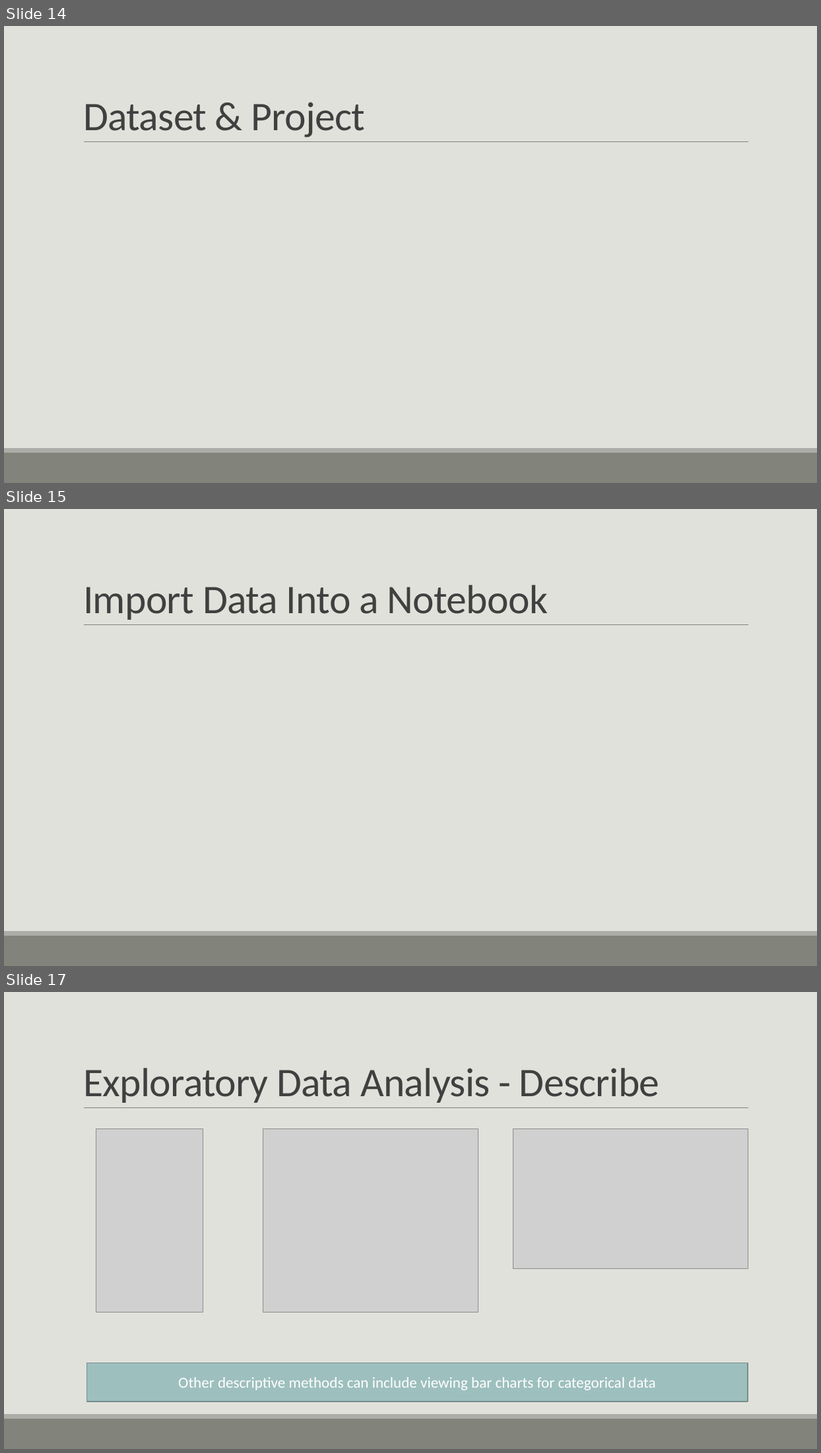
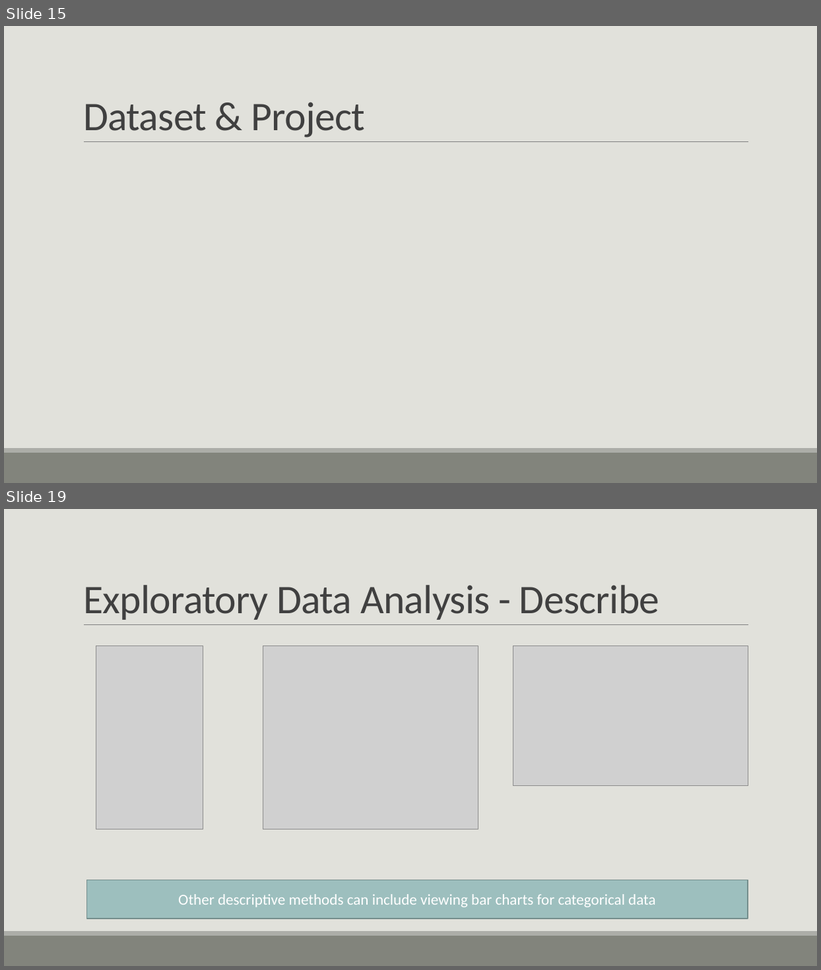
Before and after one commit to casey-whorton-waynestate/public-course-content, a slide deck: Wayne State Course.pptx. Shown one above the other, each under a label of ours: slides 14, 15 and 17 before the commit, slides 15 and 19 after it; the slides between them are not shown. The pictures are 821x1453 and 821x970 pixels, drawn with LibreOffice and Linux fonts; fonts in the diff are those of the drawing; grey boxes stand for pictures. Boxes give left, top, right and bottom in pixels: in the first picture for what was removed or moved away, otherwise in the second. Text is boxed around its words. In the diff, an @@ line names an element or a change of style, - is before the commit and + after.

```diff
--- a/Wayne State Course.pptx
+++ b/Wayne State Course.pptx
@@ slide 15 removed at (x1=4, y1=509, x2=817, y2=966), background #E1E1DB; not listed: 3 template elements that a slide beside it also shows @@
@@ title removed at (x1=83, y1=585, x2=548, y2=620) @@
-Import Data Into a Notebook
@@ what was slide 14 is now slide 15 @@
@@ what was slide 17 is now slide 19 @@
```
Also in this commit, not shown: 3 slides changed, 4 slides added.
